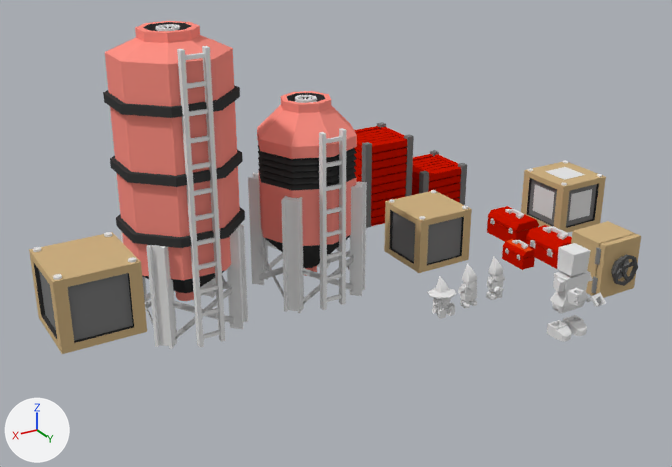
What one commit did to the Blender file crops/farm/bricks/support.blend.
Both versions are drawn from a camera (50 mm lens) standing at (34.3, 45.4, 25.8) and looking at (8.6, 2.7, 4.5). Arrows for +X, +Y and +Z are at lower left; the lights stay in place. The picture after the commit comes second. Objects named as collision shapes, trigger or cutter boxes, shadow casters or lower levels of detail are left out.

Script lines for the objects in view, before the commit:
```python
ob_crate_001 = bpy.data.objects.new('crate.001', me_cube_027)
ob_crate_001.location = (24.1, 6.0, 6.2)
ob_crate_001.scale = (2.0, 2.0, 1.8)
ob_player_base_mesh_042 = bpy.data.objects.new('player_base_Mesh.042', me_player_base_mesh_042)
ob_player_base_mesh_042.location = (0.5, 14.0, 3.1)
ob_player_base_mesh_042.rotation_euler = (1.571, 0.0, 0.0)  # degrees (90, 0, 0)
ob_player_base_mesh_042.scale = (2.0, 2.0, 2.0)
ob_silo = bpy.data.objects.new('silo', me_cube_044)
ob_silo.location = (9.0, 0.0, 1.8)
# also in view: 'safe3x3x3' at (-6.4, 9.6, 1.8); 'compostBin' at (-6.0, -8.2, 1.6); 'crate.002' at (-12.0, 0.0, 1.8); 'silo.001' at (17.0, 0.1, 8.4); 'compostBin.001' at (-1.0, -8.2, 3.1)
```
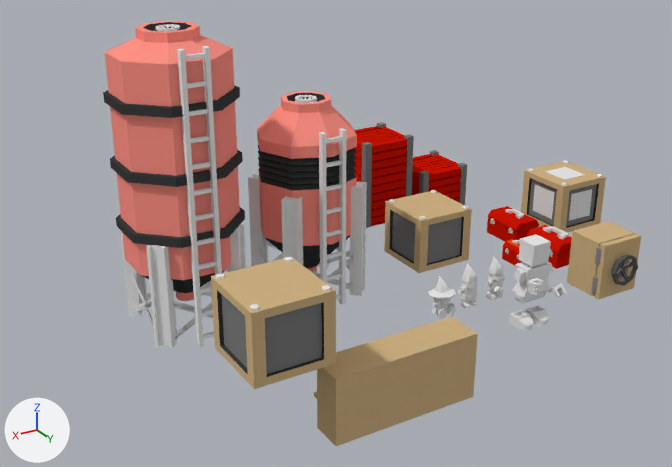
What differs and where, as boxes (x1, y1, x2, y2) in the pictures (672 x 467 px):
'crate.001', moved: before (29, 232, 147, 354); after (211, 257, 336, 389)
'crate.003', added: after (314, 337, 410, 446)
    faces in mat_blank_side_brown (its picture is missing): (314, 355, 410, 446)
    faces in mat_blank_top (its picture is missing): (314, 337, 409, 395)
'crate.004', added: after (387, 317, 478, 420)
    faces in mat_blank_side_brown (its picture is missing): (408, 334, 478, 420)
    faces in mat_blank_top (its picture is missing): (387, 317, 478, 355)
'player_base_Mesh.042', moved: before (547, 243, 606, 342); after (509, 234, 567, 331)

Diff of the bpy script that builds the scene:
```diff
--- a/crops/farm/bricks/support.blend.py
+++ b/crops/farm/bricks/support.blend.py
@@ mat_black_002 @@
+mat_black_002 = diffuse_material('black.002')
+mat_black_002.base_color = (0.0, 0.0, 0.0)  # black #000000
@@ me_cube_263 @@
+me_cube_263.from_pydata(...)  # 162 vertices, 77 faces; spans x -1.0..1.0, y -0.5..0.5, z -1.0..1.0
+# faces by material slot: [46, 20, 3, 4, 4]
+me_cube_263.materials.append(mat_blank_side_brown)  # its picture is missing
+me_cube_263.materials.append(mat_grey_side)  # its picture is missing
+me_cube_263.materials.append(mat_blank_top)  # its picture is missing
+me_cube_263.materials.append(mat_blank_print)  # its picture is missing
+me_cube_263.materials.append(mat_black_002)  # black #000000
@@ me_cube_273 @@
+me_cube_273.from_pydata(...)  # 178 vertices, 81 faces; spans x -1.0..1.0, y -0.5..0.75, z -1.0..1.0
+# faces by material slot: [46, 20, 3, 4, 8]
+me_cube_273.materials.append(mat_blank_side_brown)  # its picture is missing
+me_cube_273.materials.append(mat_grey_side)  # its picture is missing
+me_cube_273.materials.append(mat_blank_top)  # its picture is missing
+me_cube_273.materials.append(mat_blank_print)  # its picture is missing
+me_cube_273.materials.append(mat_black_002)  # black #000000
@@ ob_player_base_mesh_042 @@
 ob_player_base_mesh_042 = bpy.data.objects.new('player_base_Mesh.042', me_player_base_mesh_042)
-ob_player_base_mesh_042.location = (0.5, 14.0, 3.1)
+ob_player_base_mesh_042.location = (1.5, 12.0, 3.1)
 ob_player_base_mesh_042.rotation_euler = (1.571, 0.0, 0.0)  # degrees (90, 0, 0)
@@ ob_crate_001 @@
 ob_crate_001 = bpy.data.objects.new('crate.001', me_cube_027)
-ob_crate_001.location = (24.1, 6.0, 6.2)
+ob_crate_001.location = (18.0, 13.0, 6.2)
 ob_crate_001.scale = (2.0, 2.0, 1.8)
@@ ob_crate_003 @@
+ob_crate_003 = bpy.data.objects.new('crate.003', me_cube_263)
+ob_crate_003.location = (14.0, 14.0, 1.8)
+ob_crate_003.rotation_euler = (0.0, 0.0, -3.142)  # degrees (0, 0, -180)
+ob_crate_003.scale = (2.0, 2.0, 1.8)
@@ ob_crate_004 @@
+ob_crate_004 = bpy.data.objects.new('crate.004', me_cube_273)
+ob_crate_004.location = (10.0, 14.0, 1.8)
+ob_crate_004.rotation_euler = (0.0, 0.0, -3.142)  # degrees (0, 0, -180)
+ob_crate_004.scale = (2.0, 2.0, 1.8)
```
